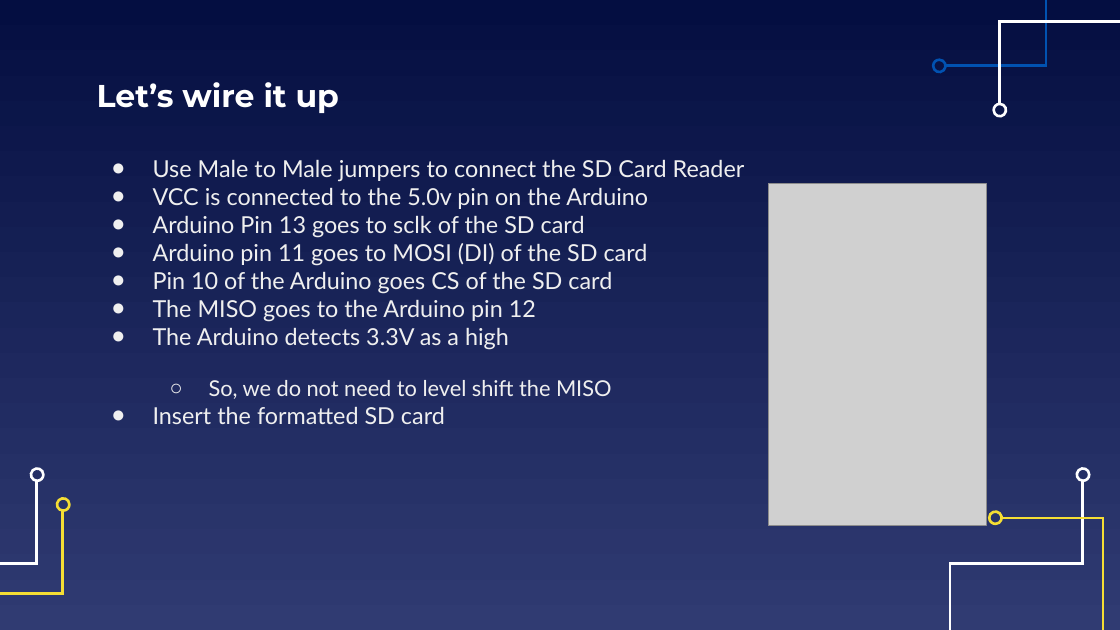
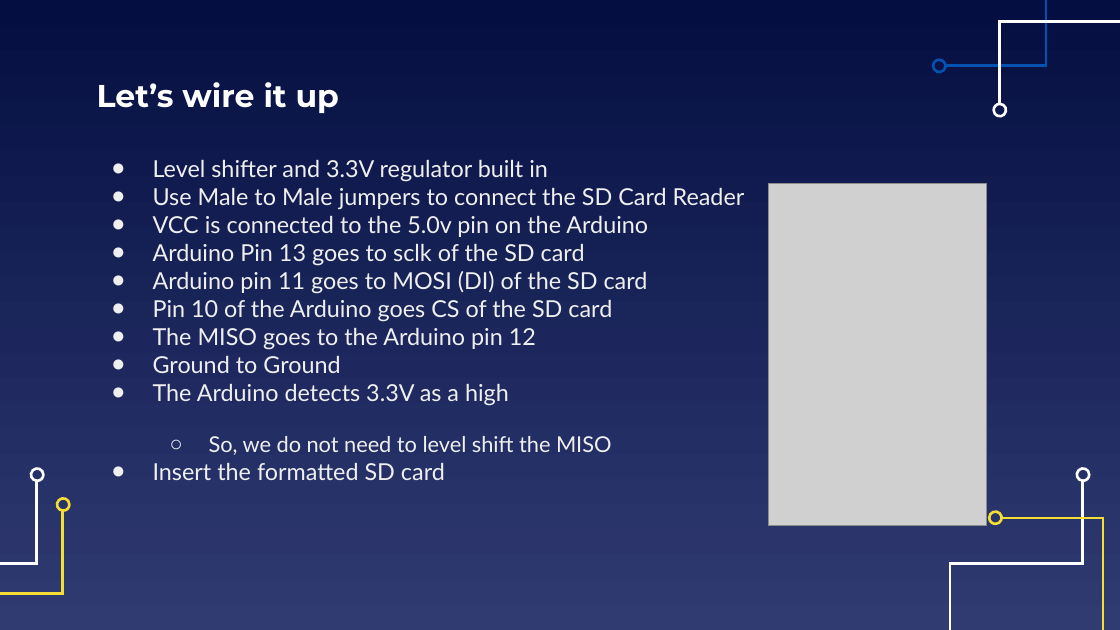
Before and after one commit to EELabMan/Arduino-11-Real-Time-Clocks-and-Datalogging, a slide deck: slide 8 of Data Logging2.pptx (slide 7 before the commit). Drawn at 1120x630 pixels with LibreOffice and Linux fonts; fonts in the diff are those of the drawing; grey boxes stand for pictures. Boxes give left, top, right and bottom in pixels: in the first picture for what was removed or moved away, otherwise in the second. Text is boxed around its words. In the diff, an @@ line names an element or a change of style, - is before the commit and + after.

```diff
--- a/Data Logging2.pptx
+++ b/Data Logging2.pptx
@@ text at <box>153,159,548,182</box>: paragraph added @@
+● Level shifter and 3.3V regulator built in
@@ text at <box>153,356,340,373</box>: paragraph added @@
+● Ground to Ground
```
Also in this commit, not shown: 1 other slide changed, 1 slide added.
